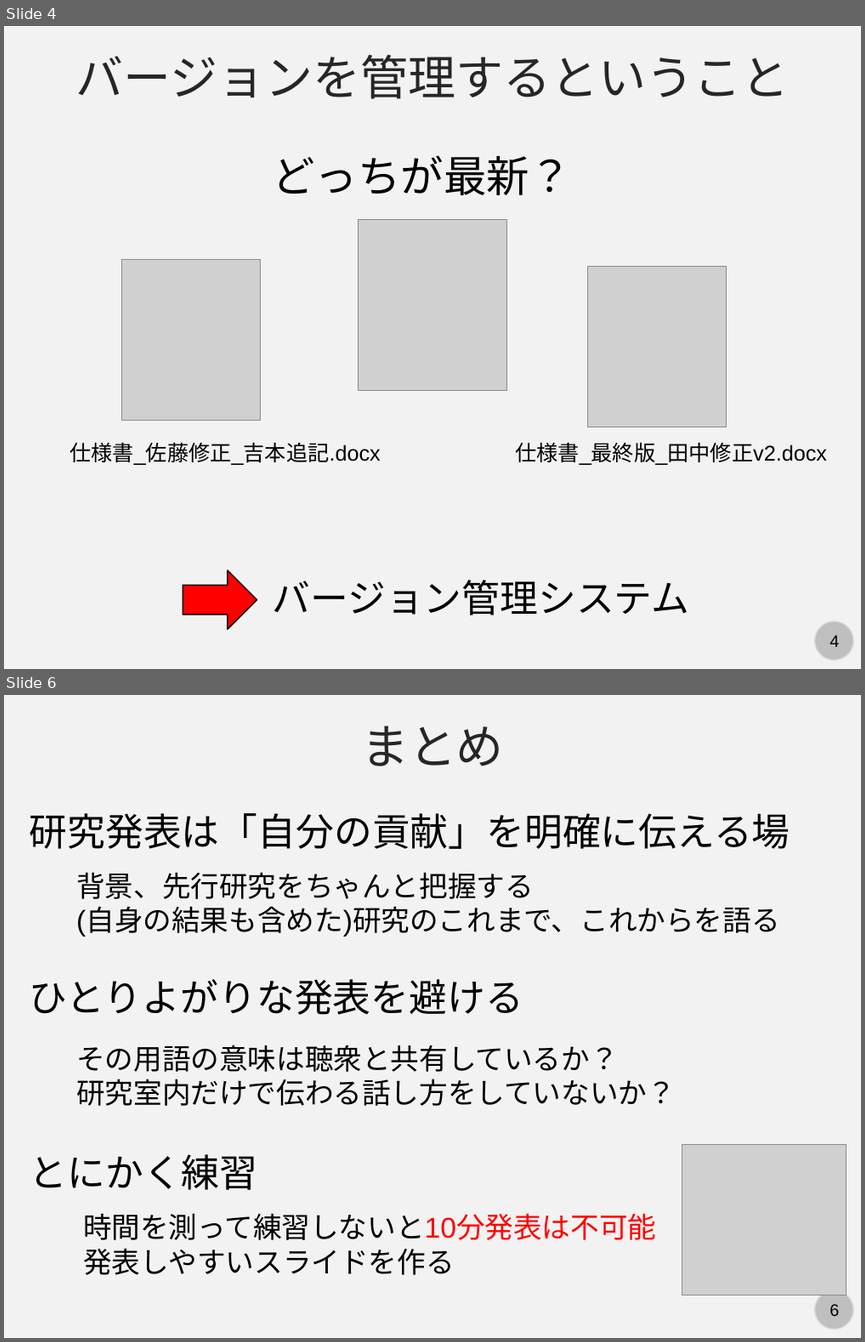
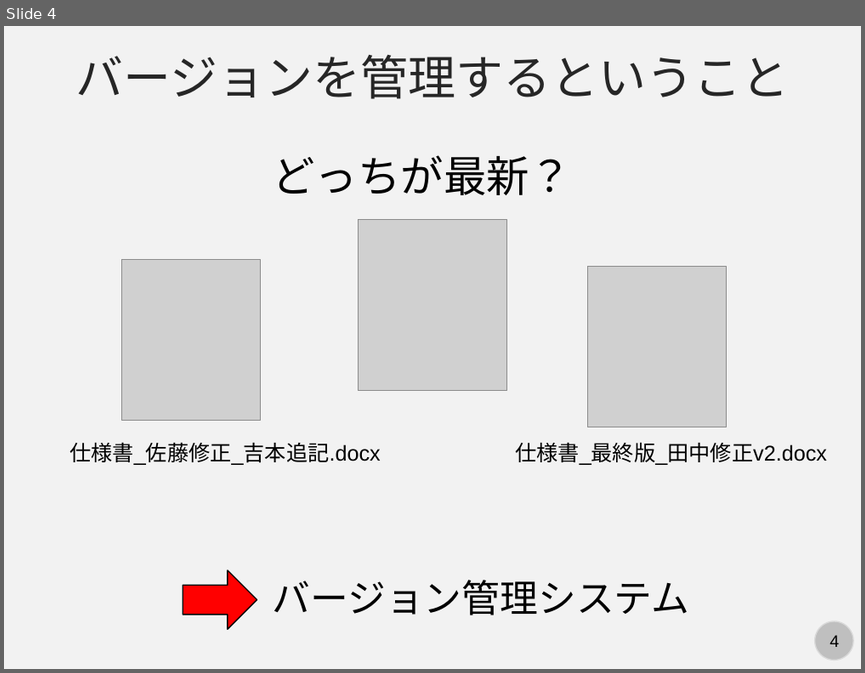
Before and after one commit to kaityo256/github, a slide deck: vcs/fig/slide.pptx. Shown one above the other, each under a label of ours: slides 4 and 6 before the commit, slide 4 after it; the slides between them are not shown. The pictures are 865x1342 and 865x673 pixels, drawn with LibreOffice and Linux fonts; fonts in the diff are those of the drawing; grey boxes stand for pictures. Boxes give left, top, right and bottom in pixels: in the first picture for what was removed or moved away, otherwise in the second. Text is boxed around its words. In the diff, an @@ line names an element or a change of style, - is before the commit and + after.

```diff
--- a/vcs/fig/slide.pptx
+++ b/vcs/fig/slide.pptx
@@ slide 6 removed at (4,695,861,1338), background #F2F2F2; not listed: 2 template elements that a slide beside it also shows @@
@@ text removed at (361,726,504,766) @@
-まとめ
@@ text removed at (30,813,790,849) @@
-研究発表は「自分の貢献」を明確に伝える場
@@ text removed at (76,872,779,936) @@
-背景、先行研究をちゃんと把握する
-(自身の結果も含めた)研究のこれまで、これからを語る
@@ text removed at (30,979,523,1015) @@
-ひとりよがりな発表を避ける
@@ text removed at (76,1044,676,1106) @@
-その用語の意味は聴衆と共有しているか？
-研究室内だけで伝わる話し方をしていないか？
@@ picture removed at (681,1145,846,1296) @@
@@ text removed at (30,1154,258,1190) @@
-とにかく練習
@@ text removed at (83,1213,656,1275) @@
-時間を測って練習しないと10分発表は不可能
-発表しやすいスライドを作る
```
Also in this commit, not shown: 1 slide changed, 9 slides added.
